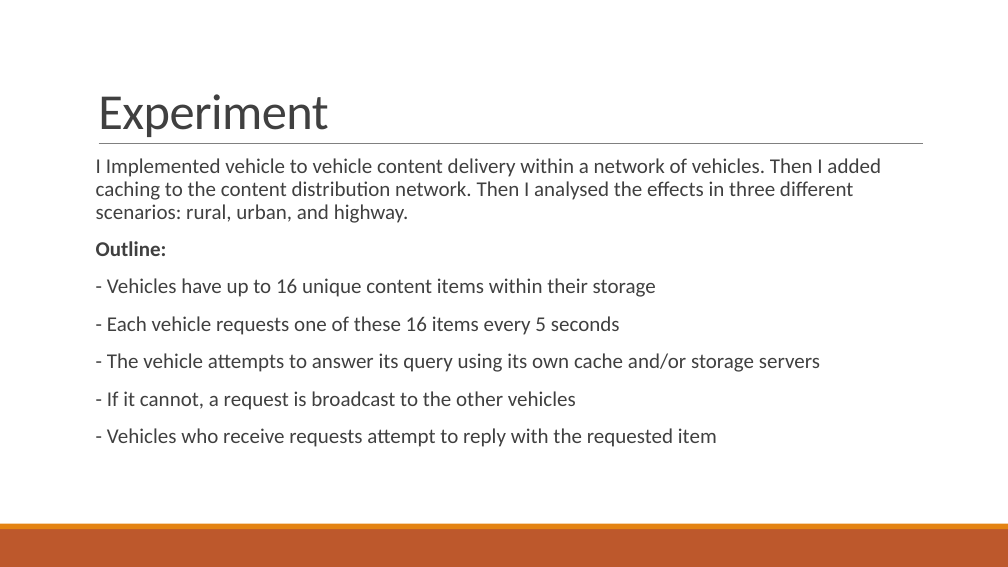
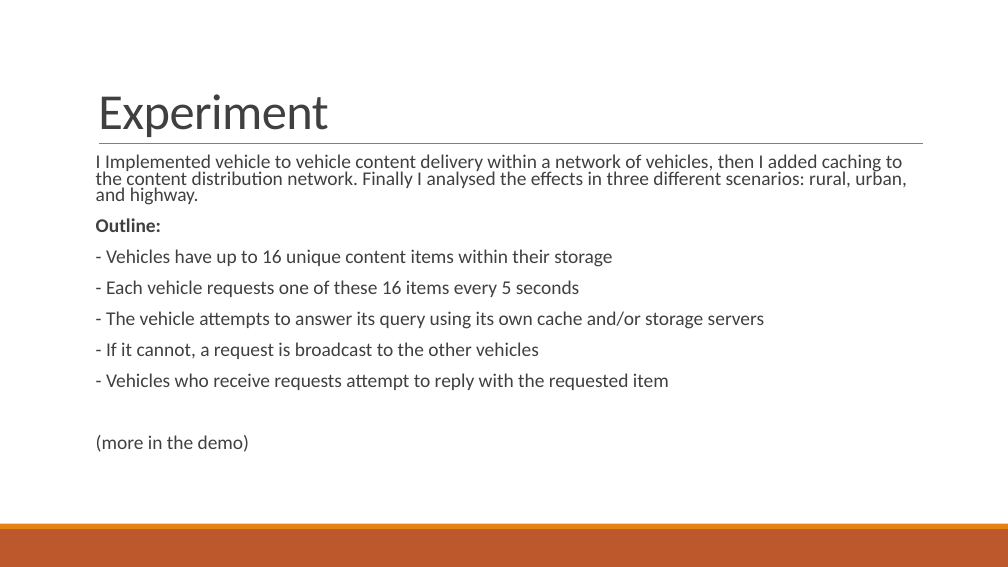
Before and after one commit to wrb06/FYP-VANETs, a slide deck: slide 5 of Presentation.pptx. Drawn at 1008x567 pixels with LibreOffice and Linux fonts; fonts in the diff are those of the drawing. Boxes give left, top, right and bottom in pixels: in the first picture for what was removed or moved away, otherwise in the second. Text is boxed around its words. In the diff, an @@ line names an element or a change of style, - is before the commit and + after.

```diff
--- a/Presentation.pptx
+++ b/Presentation.pptx
@@ text at bbox=[96, 154, 906, 205]: text changed; size 20 to 18.5 pt @@
-  I Implemented vehicle to vehicle content delivery within a network of vehicles. Then I added caching to the content distribution network. Then I analysed the effects in three different scenarios: rural, urban, and highway.
+  I Implemented vehicle to vehicle content delivery within a network of vehicles, then I added caching to the content distribution network. Finally I analysed the effects in three different scenarios: rural, urban, and highway.
@@ text at bbox=[96, 218, 764, 390]: size 20 to 18.5 pt in "Outline:", "- Vehicles have up to 16 unique ...", "- Each vehicle requests one of these ...", "- The vehicle attempts to answer its ..." and 2 more places; line spacing 0.9 to 0.7 @@
@@ text at bbox=[96, 435, 249, 452]: paragraph added @@
+  (more in the demo)
```
Also in this commit, not shown: 3 other slides changed, 4 other files.
